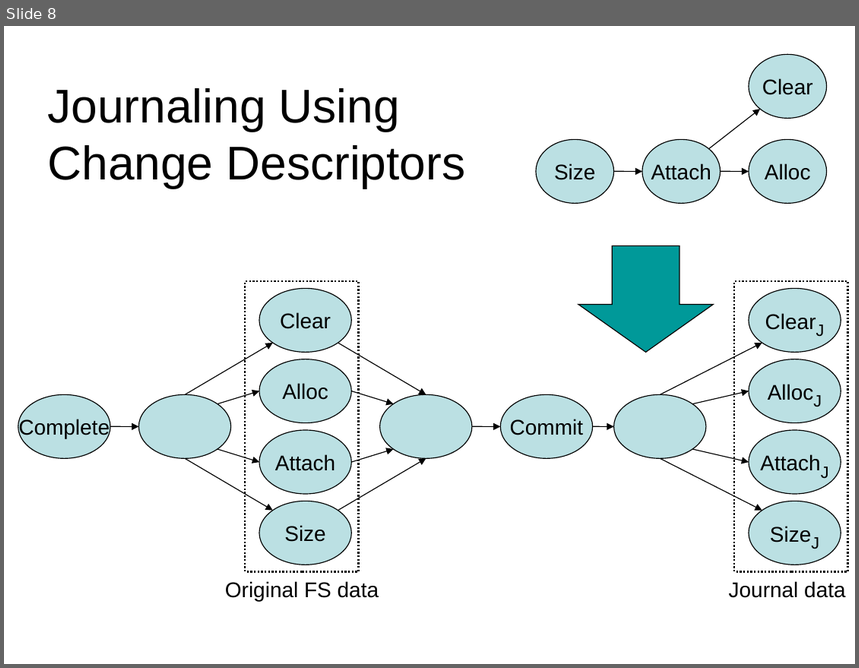
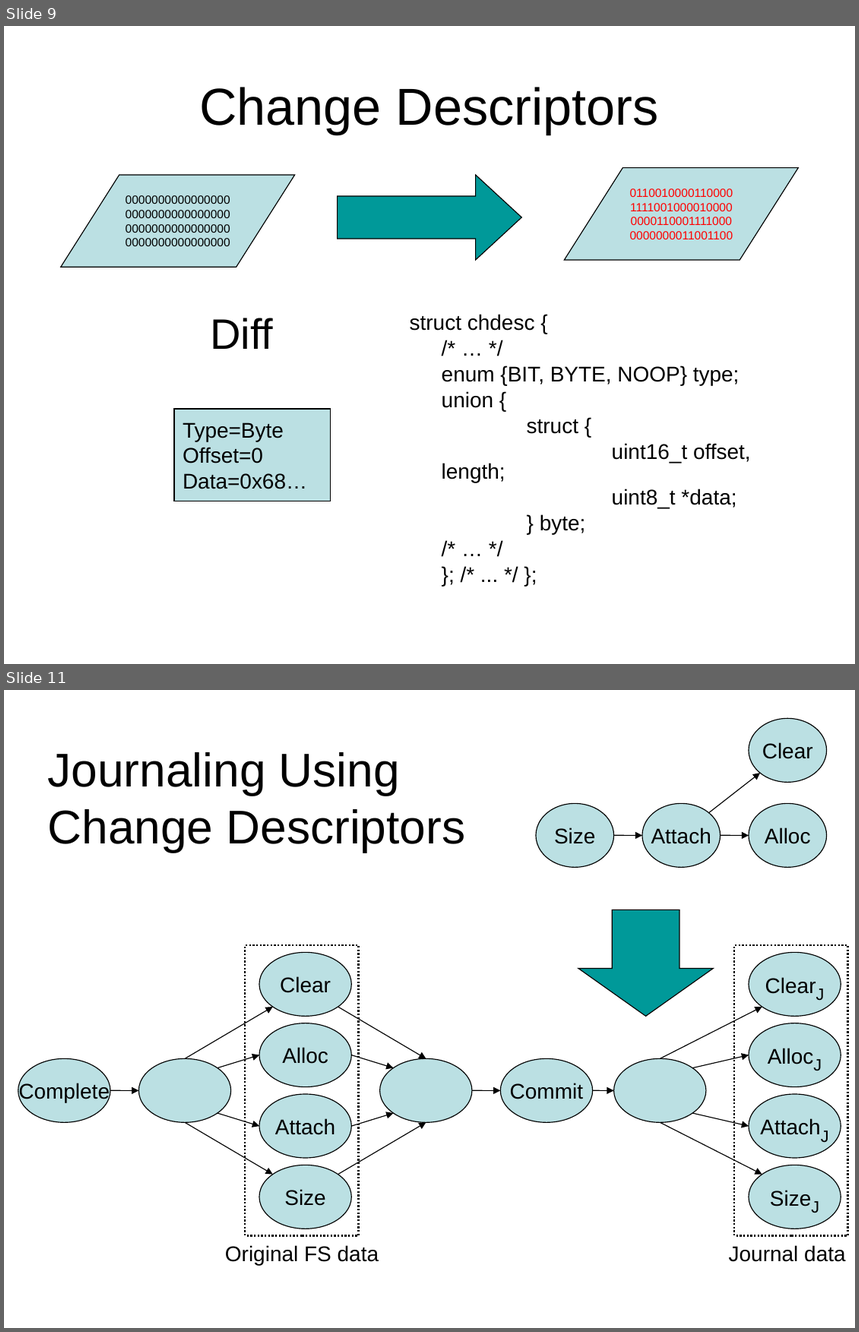
Before and after one commit to ucla-readable/fstitch-doc, a slide deck: sosp_wip/sosp_wip_kudos.ppt. Shown one above the other, each under a label of ours: slide 8 before the commit, slides 9 and 11 after it; the slides between them are not shown. The pictures are 859x668 and 859x1332 pixels, drawn with LibreOffice and Linux fonts; fonts in the diff are those of the drawing; background and template pictures are left out. Boxes give left, top, right and bottom in pixels: in the first picture for what was removed or moved away, otherwise in the second. Text is boxed around its words. In the diff, an @@ line names an element or a change of style, - is before the commit and + after.

Commit message:
r1556: added a few more chdesc slides.

```diff
--- a/sosp_wip/sosp_wip_kudos.ppt
+++ b/sosp_wip/sosp_wip_kudos.ppt
@@ slide 9 added at [4,26,855,664], background #FFFFFF @@
@@ title added at [199,87,659,135], 44 pt, text #000000 @@
+Change Descriptors
@@ parallelogram added at [61,175,295,267], fill #BBE0E3, outline #000000 0.74 pt, 10 pt, text #000000 @@
+0000000000000000
+0000000000000000
+0000000000000000
+0000000000000000
@@ right arrow added at [338,175,522,260], fill #009999, outline #000000 0.74 pt @@
@@ parallelogram added at [564,168,798,260], fill #BBE0E3, outline #000000 0.74 pt, 10 pt, text #FF0000 @@
+0110010000110000
+1111001000010000
+0000110001111000
+0000000011001100
@@ text added at [210,318,273,349], 36 pt, text #000000 @@
+Diff
@@ text added at [410,314,751,534], 18 pt, text #000000 @@
+struct chdesc {
+/* … */
+enum {BIT, BYTE, NOOP} type;
+union {
+struct {
+uint16_t offset, length;
+uint8_t *data;
+} byte;
+/* … */
+}; /* ... */ };
@@ rectangle added at [174,409,330,501], fill #BBE0E3, outline #000000 0.74 pt, 18 pt, text #000000 @@
+Type=Byte
+Offset=0
+Data=0x68…
@@ what was slide 8 is now slide 11 @@
```
Also in this commit, not shown: 1 slide changed, 3 other slides added, 1 slide removed.
